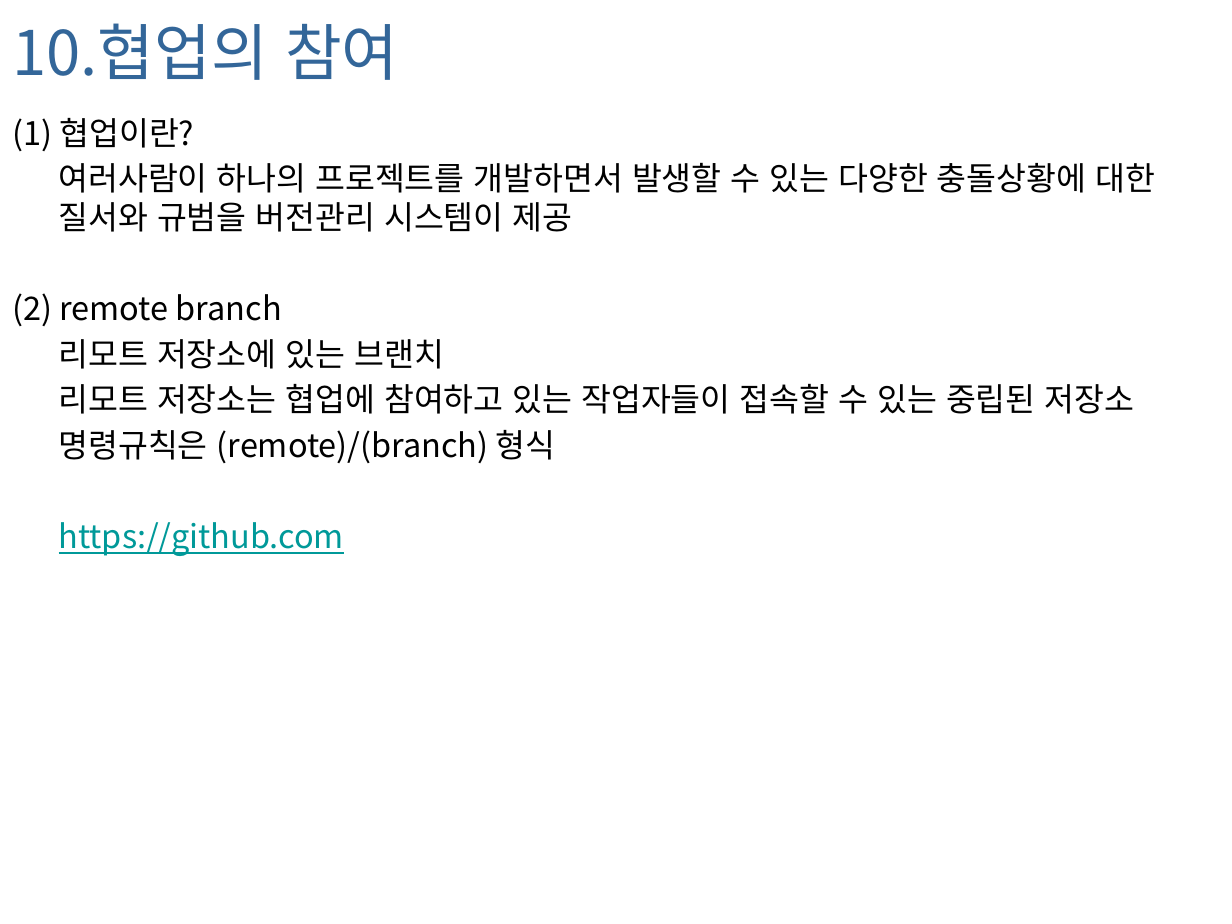
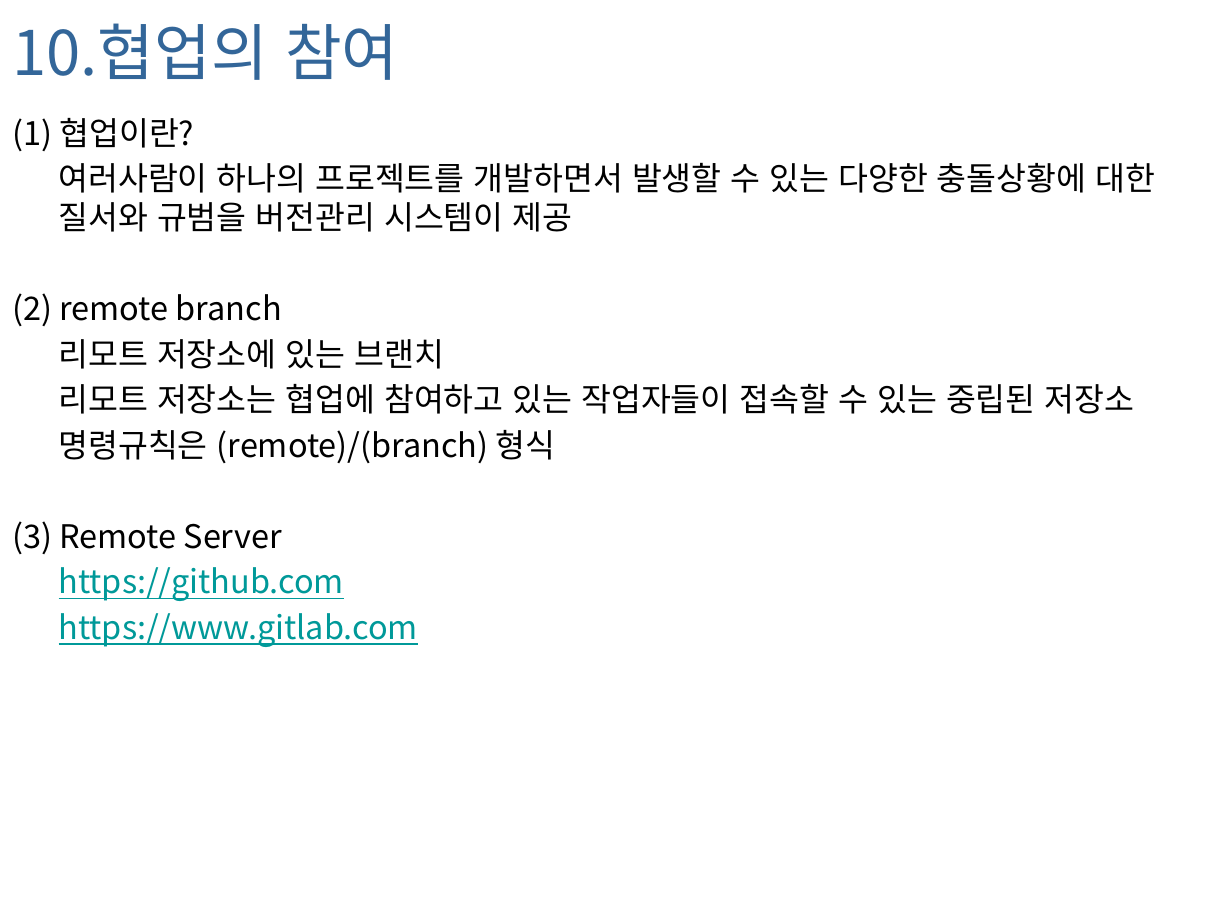
Before and after one commit to foxworld/001-Git, a slide deck: slide 23 of Git_20140210.pptx. Drawn at 1232x924 pixels with LibreOffice and Linux fonts; fonts in the diff are those of the drawing; background and template pictures are left out. Boxes give left, top, right and bottom in pixels: in the first picture for what was removed or moved away, otherwise in the second. Text is boxed around its words. In the diff, an @@ line names an element or a change of style, - is before the commit and + after.

```diff
--- a/Git_20140210.pptx
+++ b/Git_20140210.pptx
@@ text at (12, 521, 282, 554): paragraph added @@
+(3) Remote Server
@@ text at (59, 613, 418, 647): paragraph added @@
+https://www.gitlab.com
```
Also in this commit, not shown: 2 other slides changed, 2 slides added.
